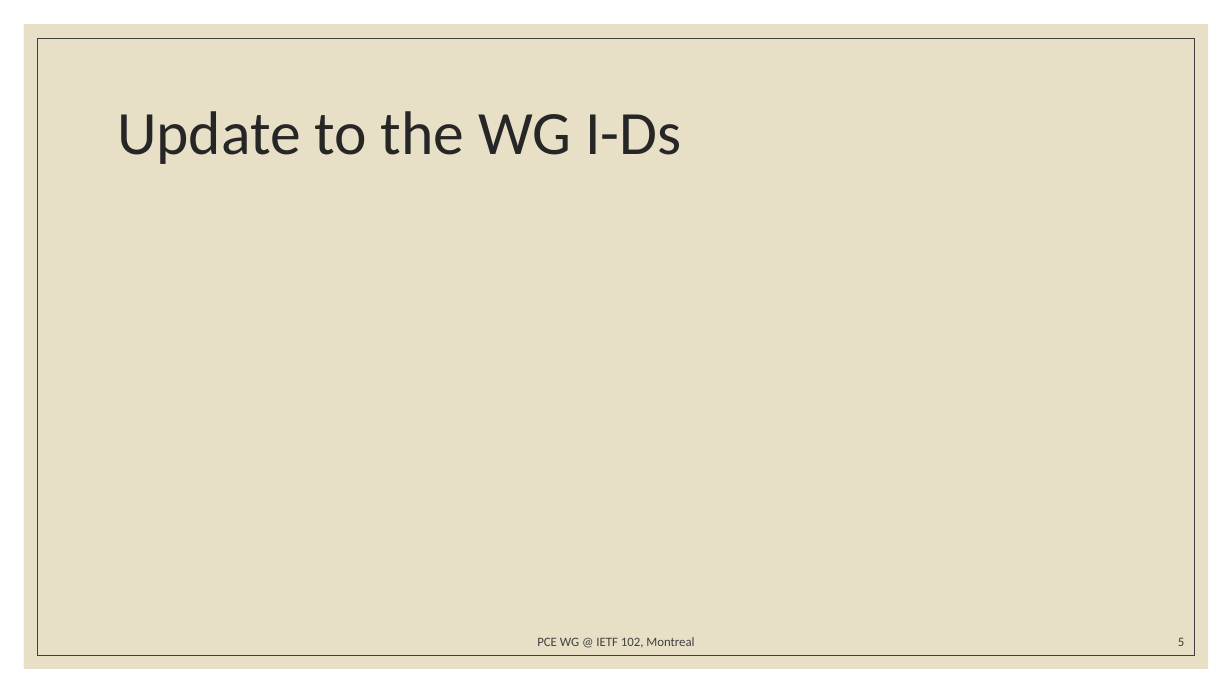
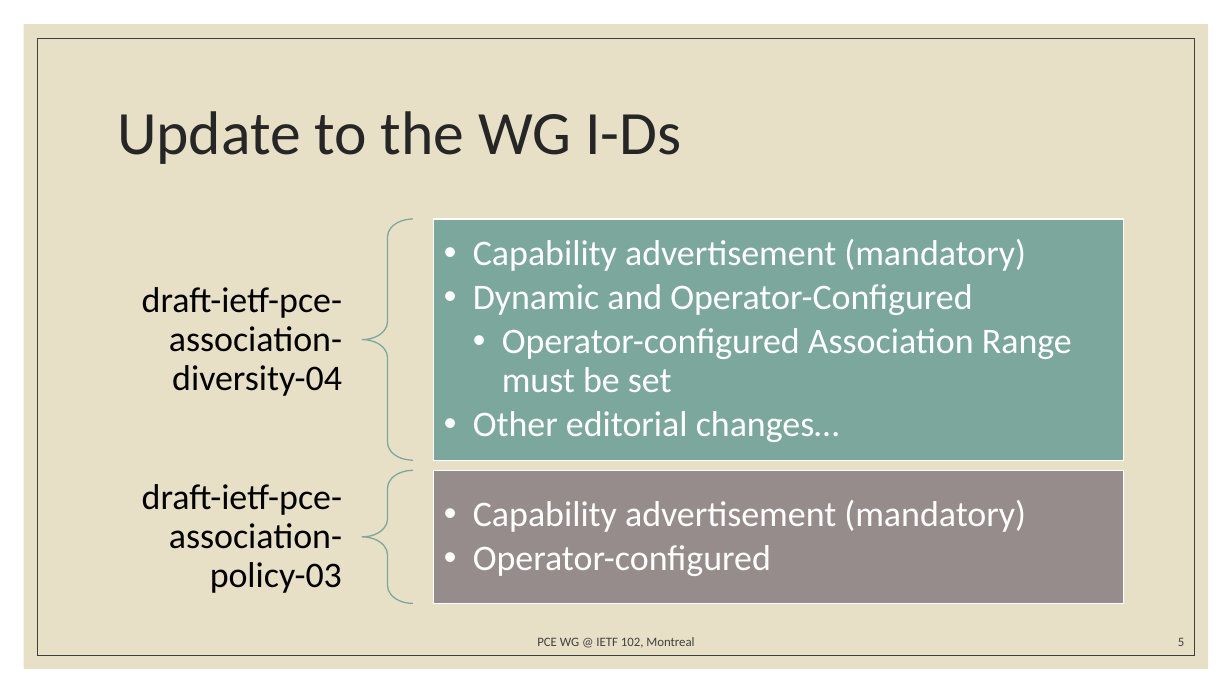
Before and after one commit to dhruvdhody-huawei/102, a slide deck: slide 5 of IETF 102 PCE WG Association GROUP.pptx. Drawn at 1232x693 pixels with LibreOffice and Linux fonts; fonts in the diff are those of the drawing. Boxes give left, top, right and bottom in pixels: in the first picture for what was removed or moved away, otherwise in the second. Text is boxed around its words. In the diff, an @@ line names an element or a change of style, - is before the commit and + after.

```diff
--- a/IETF 102 PCE WG Association GROUP.pptx
+++ b/IETF 102 PCE WG Association GROUP.pptx
@@ group added at (142,219,1124,604): 4 texts, 2 left braces, 2 rectangles @@
+draft-ietf-pce-association-diversity-04
+  •• Capability advertisement (mandatory)
+  •• Dynamic and Operator-Configured
+    •• Operator-configured Association Range must be set
+  •• Other editorial changes…
+draft-ietf-pce-association-policy-03
+  •• Capability advertisement (mandatory)
+  •• Operator-configured
```
Also in this commit, not shown: 5 other slides changed, 1 slide added.
